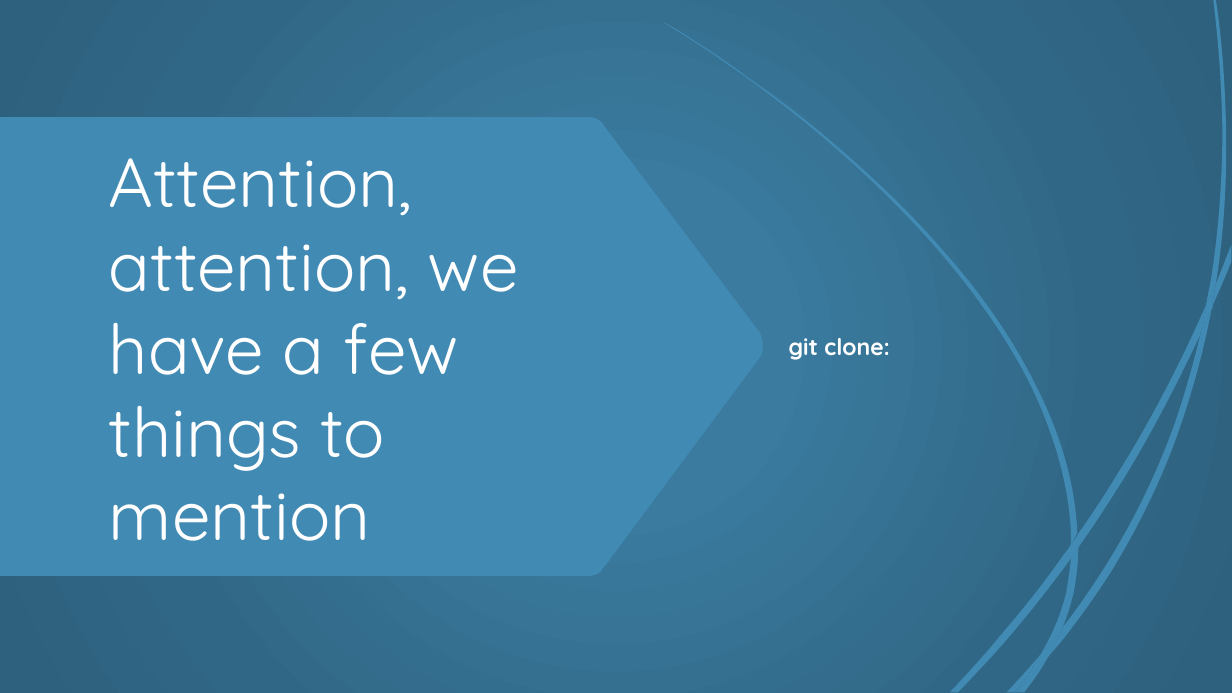
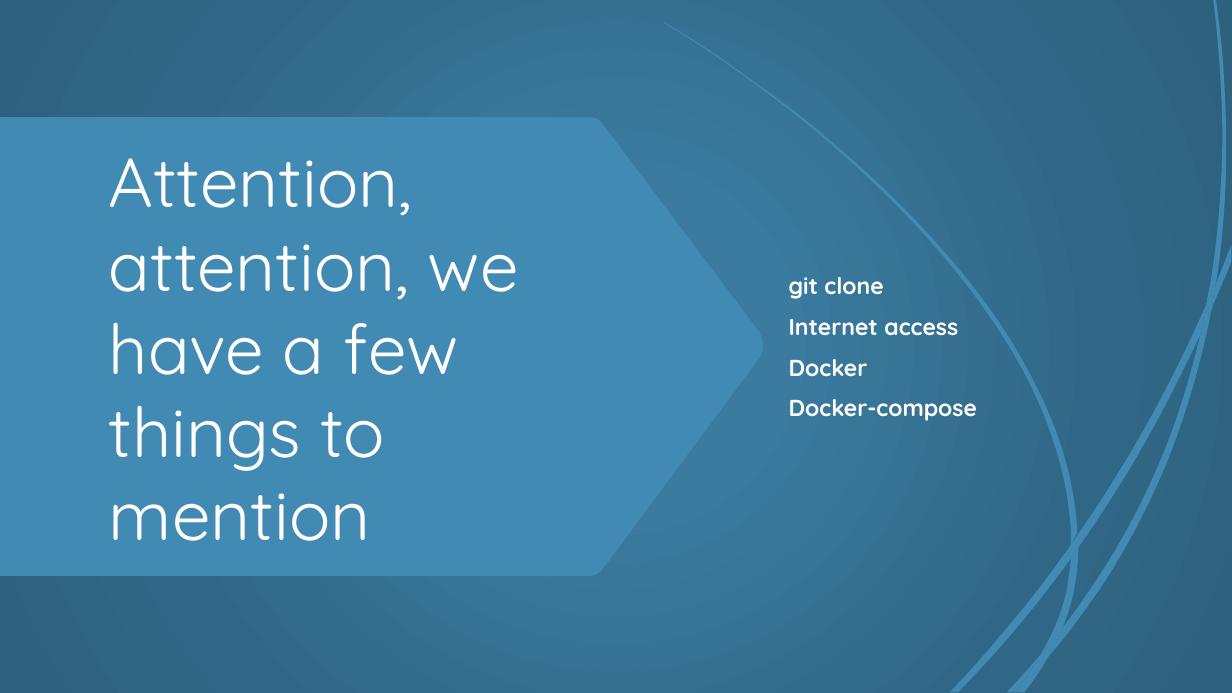
Before and after one commit to calvinmo/NTD2022, a slide deck: slide 3 of Async-Testing-NTD22-V1.pptx. Drawn at 1232x693 pixels with LibreOffice and Linux fonts; fonts in the diff are those of the drawing. Boxes give left, top, right and bottom in pixels: in the first picture for what was removed or moved away, otherwise in the second. Text is boxed around its words. In the diff, an @@ line names an element or a change of style, - is before the commit and + after.

```diff
--- a/Async-Testing-NTD22-V1.pptx
+++ b/Async-Testing-NTD22-V1.pptx
@@ text at [789, 277, 977, 421]: text changed @@
-git clone:
+git clone
+Internet access
+Docker
+Docker-compose
```
Also in this commit, not shown: 3 other slides changed.
